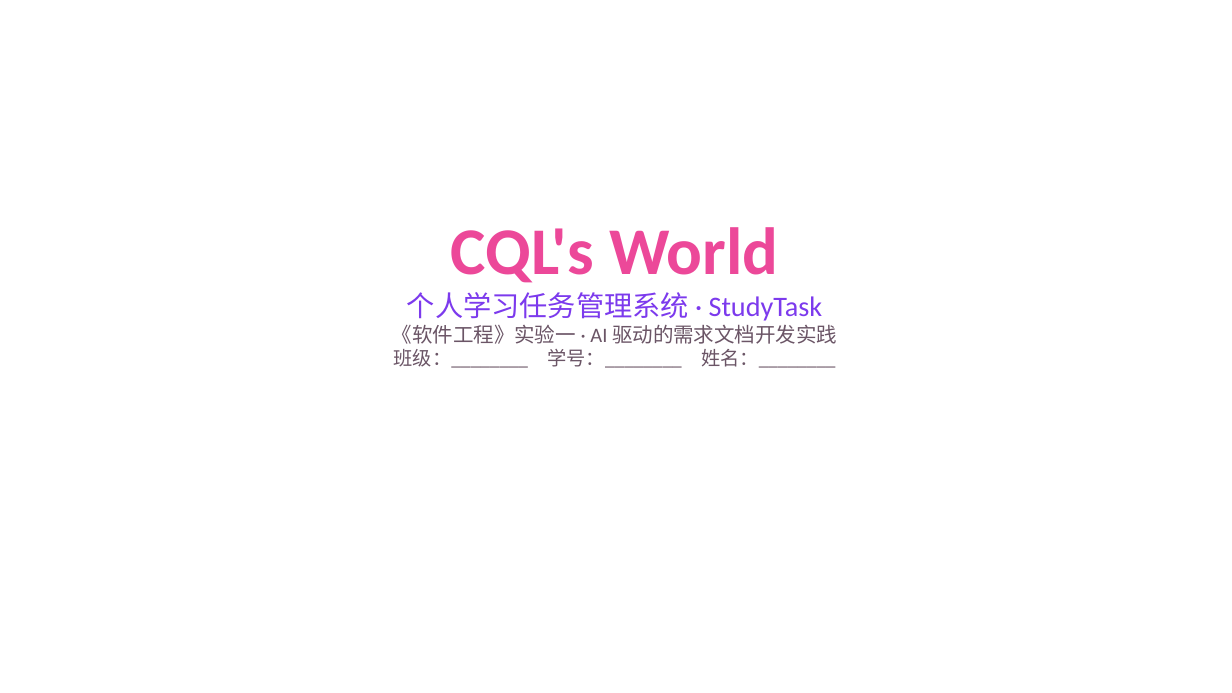
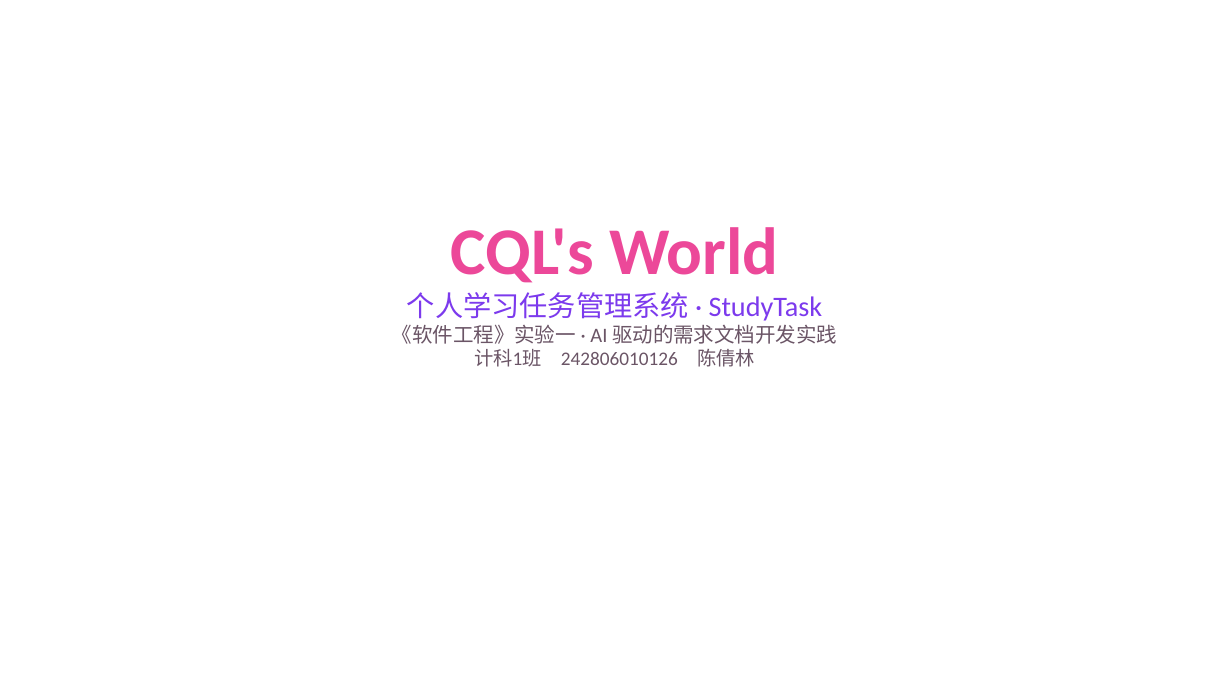
Before and after one commit to cql123-love/study-task, a slide deck: slide 1 of docs/实验一演示PPT.pptx. Drawn at 1232x693 pixels with LibreOffice and Linux fonts; fonts in the diff are those of the drawing. Boxes give left, top, right and bottom in pixels: in the first picture for what was removed or moved away, otherwise in the second. Text is boxed around its words. In the diff, an @@ line names an element or a change of style, - is before the commit and + after.

Commit message:
docs: 填写作者信息（计科1班 242806010126 陈倩林）
- 实验报告与演示PPT封面填入班级/学号/姓名
- README 与作业提交说明新增作者信息表格
- 网站页脚增加署名行

```diff
--- a/docs/实验一演示PPT.pptx
+++ b/docs/实验一演示PPT.pptx
@@ text at (x1=474, y1=349, x2=755, y2=367): text changed @@
-班级：________ 学号：________ 姓名：________
+计科1班 242806010126 陈倩林
```
Also in this commit, not shown: 4 other files.
